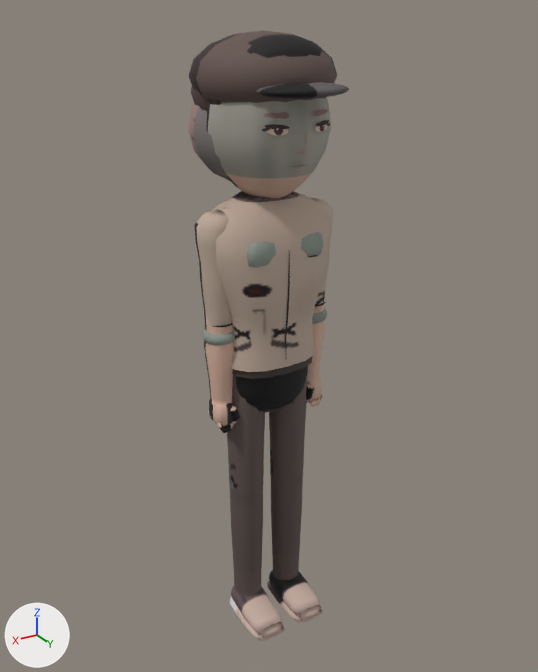
Renders of the glTF model assets/roster/models/alleksya_a.glb from each side of a commit.
One viewpoint serves both versions: a 50 mm lens placed at (1.115, 1.873, 1.988), pointed at (-0.013, -0.007, 1.048). Lighting does not change. The marker at lower left points along +X, +Y and +Z. The picture after the commit comes second. Vertices at exactly the same position are counted once.

Names of what the first picture shows: 'Body'.
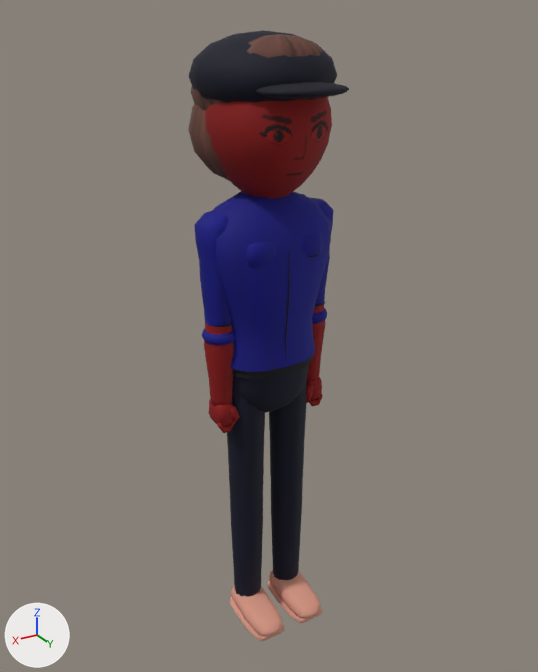
Pixel boxes (x1, y1, x2, y2) of what changed, in the pictures (538 x 672 px; the box of a moved part takes in the faces that stretch with it):
part 1 of me_mesh_0, deleted
    before: (262, 109, 330, 170)
part 2 of me_mesh_0, moved or reshaped
    before: (206, 97, 331, 198)
    after: (205, 97, 332, 199)
part 3 of me_mesh_0, surface changed (darker)
    both: (188, 30, 349, 641)
part 4 of me_mesh_0, recoloured (darker)
    both: (188, 30, 349, 641)

The change, as a diff of the scene's bpy script:
```diff
--- a/assets/roster/models/alleksya_a.glb.py
+++ b/assets/roster/models/alleksya_a.glb.py
@@ me_mesh_0 @@
 # used by ob_body; location = (0.0, 0.0, 0.0)
-me_mesh_0.from_pydata(...)  # 4545 vertices, 8346 faces; spans x -0.23..0.23, y -0.23..0.28, z -0.01..1.95
+me_mesh_0.from_pydata(...)  # 3789 vertices, 7150 faces; spans x -0.23..0.23, y -0.23..0.28, z -0.01..1.95
+# me_mesh_0 part 1: 15 loose pieces with 645 vertices, spanning x -0.11..0.11, y 0.16..0.19, z 1.6..1.76, are deleted
+# me_mesh_0 part 2: 38 vertices moved from x -0.13..0.12, y -0.15..0.17, z 1.5..1.75 to x -0.1..0.08, y -0.11..0.17, z 1.49..1.75; 394 vertices removed from x -0.18..0.18, y -0.18..0.18, z 1.5..1.89; 283 vertices added at x -0.18..0.19, y -0.18..0.18, z 1.49..1.9
+# me_mesh_0 part 3: 6326 kept faces spanning x -0.23..0.23, y -0.23..0.28, z -0.01..1.95 get new texture (UV) coordinates
+# me_mesh_0 part 4: 6526 kept faces spanning x -0.23..0.23, y -0.23..0.28, z -0.01..1.95 get new vertex colours
 me_mesh_0.materials.append(mat_material_0)
```
